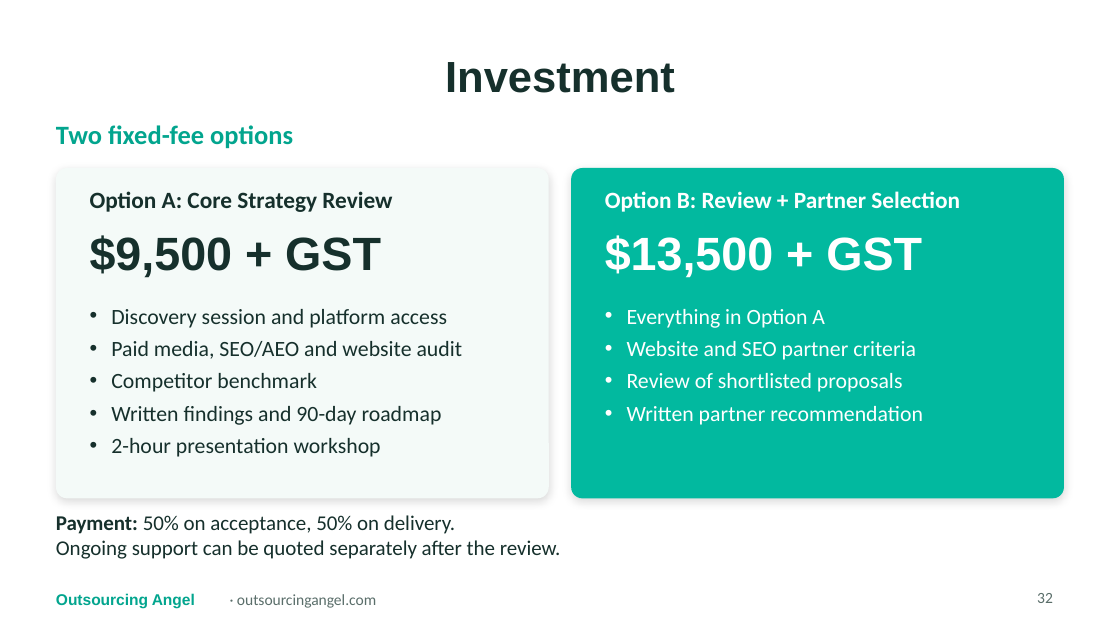
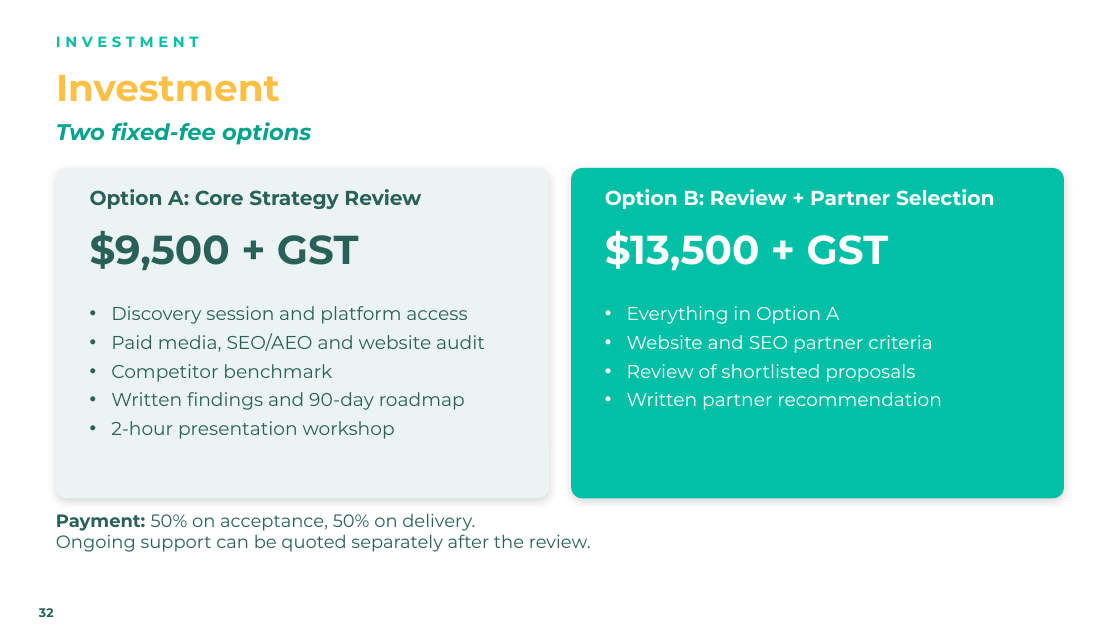
Before and after one commit to gail-gif/OA, a slide deck: slide 32 of WebVine_Marketing_Strategy_Review_Proposal_OA.pptx. Drawn at 1120x630 pixels with LibreOffice and Linux fonts; fonts in the diff are those of the drawing; background and template pictures are left out. Boxes give left, top, right and bottom in pixels: in the first picture for what was removed or moved away, otherwise in the second. Text is boxed around its words. In the diff, an @@ line names an element or a change of style, - is before the commit and + after.

```diff
--- a/WebVine_Marketing_Strategy_Review_Proposal_OA.pptx
+++ b/WebVine_Marketing_Strategy_Review_Proposal_OA.pptx
@@ text at <box>56,36,199,48</box>: text changed; size 28 to 9.5 pt; font Arial to Montserrat; text colour #16302C to #02C0A6 @@
-Investment
+INVESTMENT
@@ title added at <box>56,75,280,102</box>, 24 pt, text #FCC047, bold @@
+Investment
@@ text "Two fixed-fee options" at <box>56,122,311,145</box>: size 17 to 14.5 pt, font Calibri to Montserrat, text colour #02A58E to #03A28C, italic on @@
@@ rounded rectangle at <box>56,168,549,498</box>: fill #F4FAF8 to #EBF4F3 @@
@@ rounded rectangle at <box>571,168,1064,498</box>: fill #02B99F to #02C0A6 @@
@@ text "Option A: Core Strategy Review" at <box>90,189,421,209</box>: size 15 to 13 pt, font Calibri to Montserrat, text colour #16302C to #296158 @@
@@ text "Option B: Review + Partner ..." at <box>605,189,995,209</box>: size 15 to 13 pt, font Calibri to Montserrat @@
@@ text "$9,500 + GST" at <box>90,231,359,271</box>: size 30 to 26 pt, font Arial to Montserrat, text colour #16302C to #296158 @@
@@ text "$13,500 + GST" at <box>605,231,889,271</box>: size 30 to 26 pt, font Arial to Montserrat @@
@@ text "Discovery session and platform access" at <box>111,306,485,439</box>: size 14 to 12 pt, font Calibri to Montserrat, text colour #16302C to #296158 @@
@@ text "Everything in Option A" at <box>627,306,941,410</box>: size 14 to 12 pt, font Calibri to Montserrat @@
@@ text "Payment: 50% on acceptance, 50% ..." at <box>56,513,591,552</box>: size 13.5 to 11.5 pt, font Calibri to Montserrat, text colour #16302C to #296158 @@
@@ page number: place and size @@
-page number at <box>1037,593,1053,603</box>
+page number at <box>39,608,54,617</box>
@@ page number at <box>39,608,54,617</box>: size 10 to 8 pt, font Calibri to Montserrat, text colour #5A6E6A to #296158, bold on; alignment right to left @@
@@ text removed at <box>56,593,195,608</box> @@
-Outsourcing Angel
@@ text at <box>237,594,376,608</box>: text changed; size 10 to 10.5 pt; font Calibri to Montserrat; text colour #5A6E6A to #FFFFFF; bold on @@
-· outsourcingangel.com
+outsourcingangel.com.au
```
Also in this commit, not shown: 34 other slides changed.
